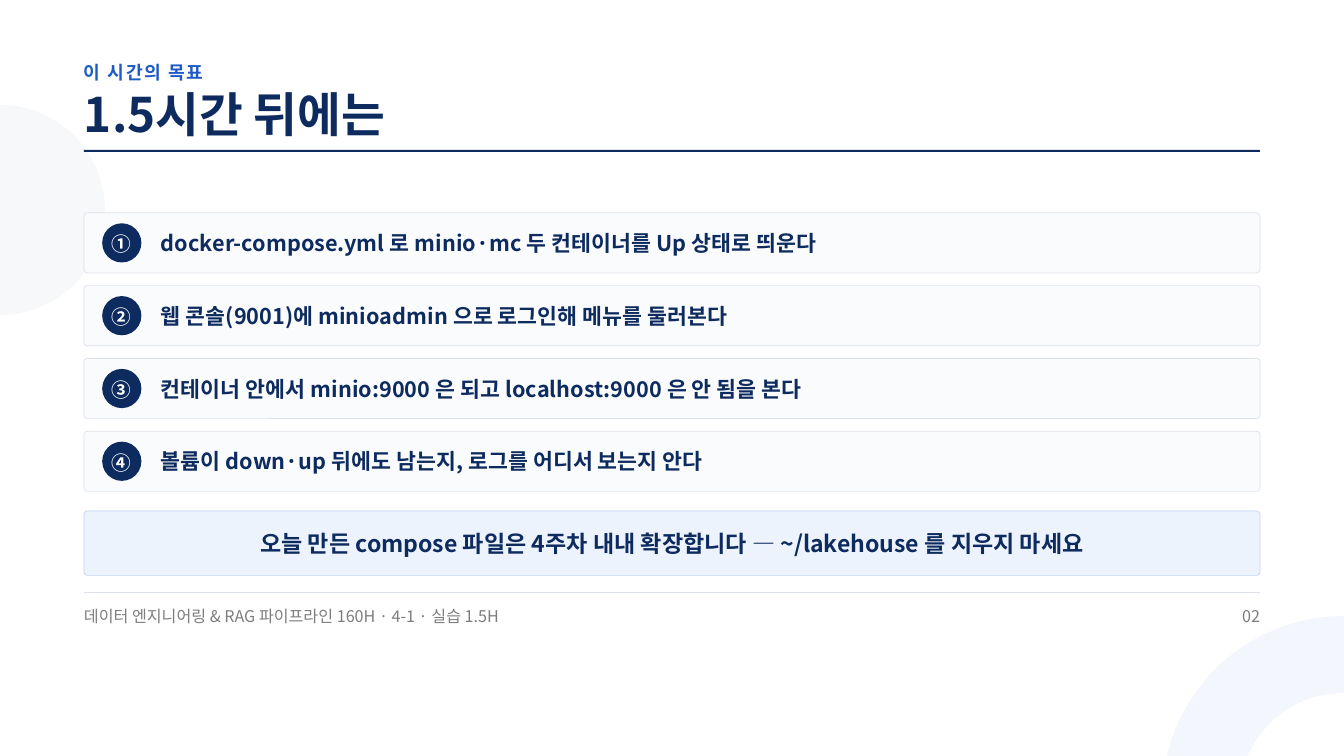
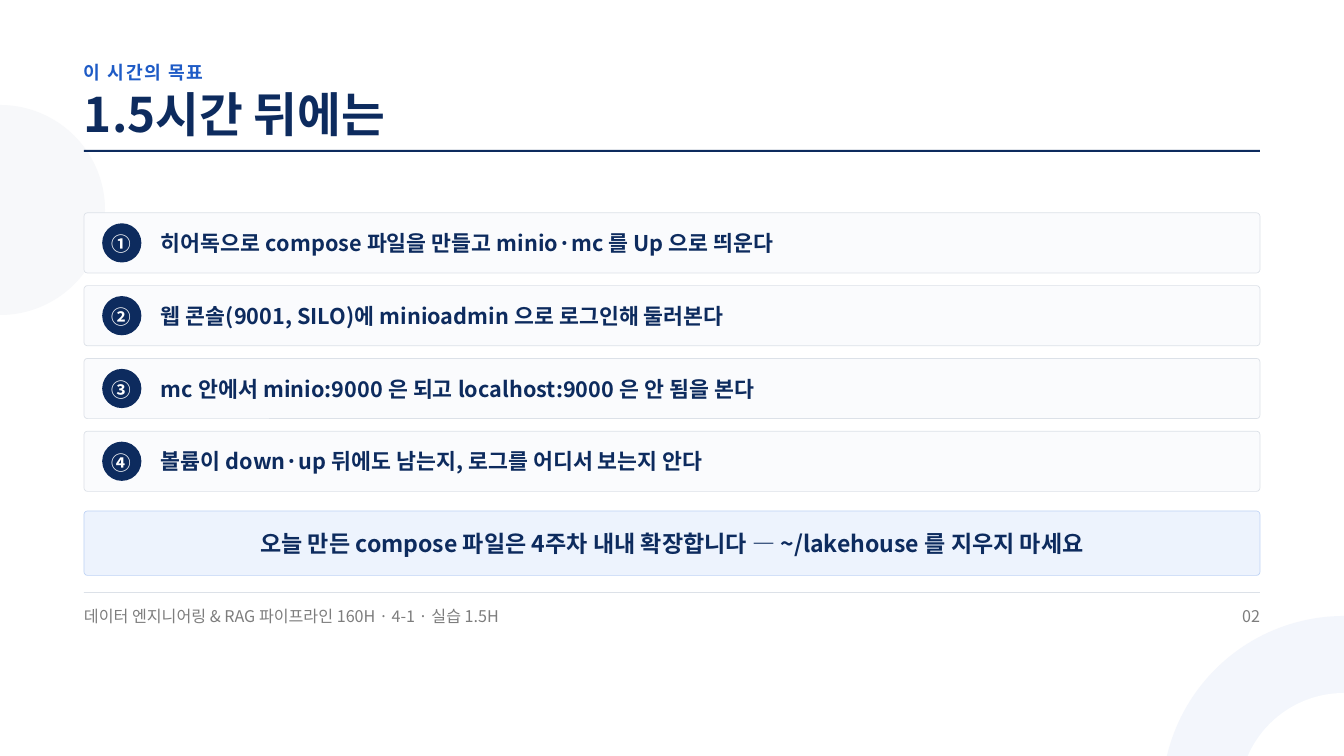
Before and after one commit to aebonlee/materials, a slide deck: slide 2 of data-eng/decks/w4d1s2.pptx. Drawn at 1344x756 pixels with LibreOffice and Linux fonts; fonts in the diff are those of the drawing. Boxes give left, top, right and bottom in pixels: in the first picture for what was removed or moved away, otherwise in the second. Text is boxed around its words. In the diff, an @@ line names an element or a change of style, - is before the commit and + after.

```diff
--- a/data-eng/decks/w4d1s2.pptx
+++ b/data-eng/decks/w4d1s2.pptx
@@ text at (161,233,774,256): text changed @@
-docker-compose.yml 로 minio·mc 두 컨테이너를 Up 상태로 띄운다
+히어독으로 compose 파일을 만들고 minio·mc 를 Up 으로 띄운다
@@ text at (161,302,724,329): text changed @@
-웹 콘솔(9001)에 minioadmin 으로 로그인해 메뉴를 둘러본다
+웹 콘솔(9001, SILO)에 minioadmin 으로 로그인해 둘러본다
@@ text at (161,379,754,399): text changed @@
-컨테이너 안에서 minio:9000 은 되고 localhost:9000 은 안 됨을 본다
+mc 안에서 minio:9000 은 되고 localhost:9000 은 안 됨을 본다
```
Also in this commit, not shown: 8 other slides changed, 1 slide added, 1 slide removed, 42 other files.
